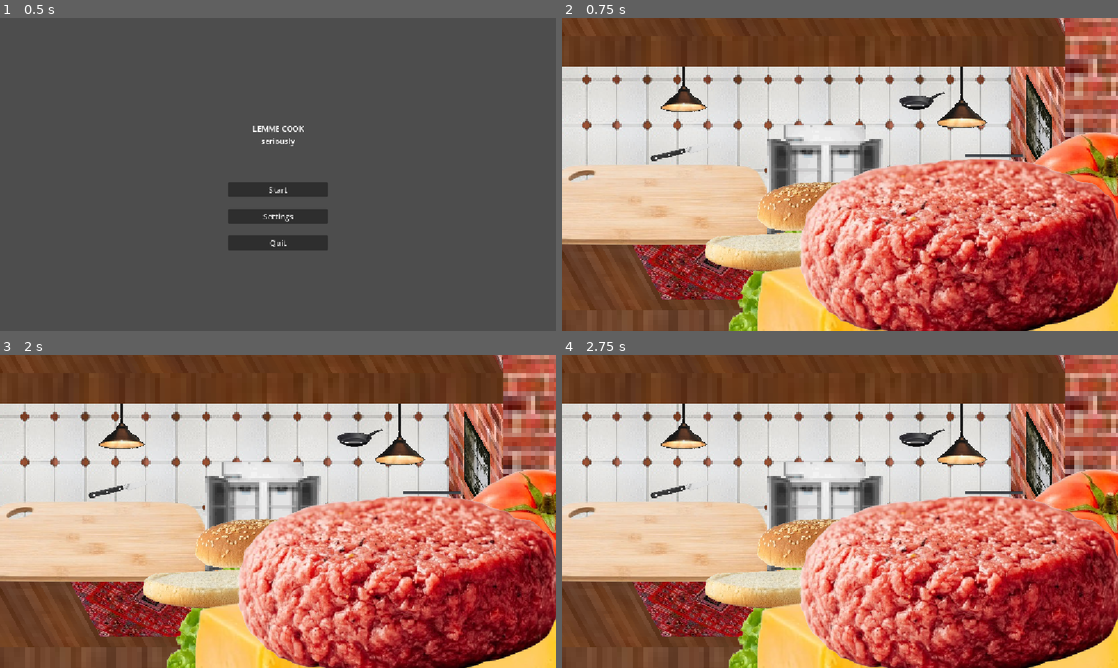
Above: before the commit, frames 1-4 (two rows, left to right).
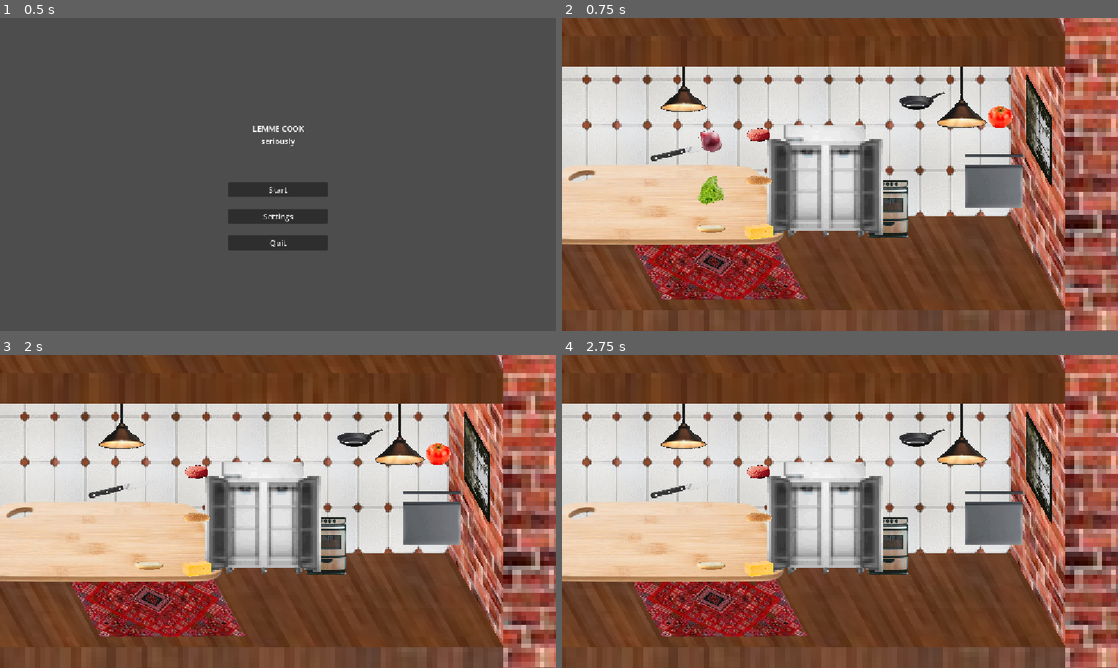
Above: after the commit, the same moments.

Repository: GrossKahn/lemme-cook
Game: Godot game, scene res://scenes/ui/menu.tscn
Same seed, same stepped clock (60 frames per second), same inputs: the game is played once before the commit and once after it.
Inputs (mouse positions are in pixels of both pictures, inside the frame that each line leads up to):
- Up to frame 1 (0.5 s): no input
- Up to frame 2 (0.75 s): click "Start" at 0.5 s
- Up to frame 3 (2 s): tap Enter at 1.25 s; drag from (422, 439) to (133, 511) at 1.27 s
- Up to frame 4 (2.75 s): drag from (695, 511) to (984, 439) at 2.02 s

Frame 1 is identical in both runs. In frame 2, 37% of the frame differs, in the area x 24-100%, y 27-100%; in frame 3, 36%; in frame 4, 36%.

Commit message:
reorder nodes

Diff:
--- a/scenes/Main.tscn
+++ b/scenes/Main.tscn
@@ -28,26 +28,26 @@
 [node name="IngredientList" type="Node2D" parent="." unique_id=1181223679]
 z_index = 10
 
+[node name="BunBottom" parent="IngredientList" unique_id=1923803838 instance=ExtResource("1_elqb8")]
+position = Vector2(-300, 100)
+
+[node name="Onion" parent="IngredientList" unique_id=1769680920 instance=ExtResource("1_elqb8")]
+position = Vector2(-300, -100)
+
 [node name="Tomato" parent="IngredientList" unique_id=2016581130 instance=ExtResource("1_elqb8")]
 position = Vector2(300, -150)
+
+[node name="PattyUncooked" parent="IngredientList" unique_id=725133447 instance=ExtResource("1_elqb8")]
+position = Vector2(-200, -100)
 
 [node name="Lettuce" parent="IngredientList" unique_id=1073637832 instance=ExtResource("1_elqb8")]
 position = Vector2(-300, 0)
 
-[node name="BunBottom" parent="IngredientList" unique_id=1923803838 instance=ExtResource("1_elqb8")]
-position = Vector2(-300, 100)
+[node name="Cheese" parent="IngredientList" unique_id=1396486154 instance=ExtResource("1_elqb8")]
+position = Vector2(-200, 100)
 
 [node name="BunTop" parent="IngredientList" unique_id=1850022086 instance=ExtResource("1_elqb8")]
 position = Vector2(-200, 0)
-
-[node name="Cheese" parent="IngredientList" unique_id=1396486154 instance=ExtResource("1_elqb8")]
-position = Vector2(-200, 100)
-
-[node name="PattyUncooked" parent="IngredientList" unique_id=725133447 instance=ExtResource("1_elqb8")]
-position = Vector2(-200, -100)
-
-[node name="Onion" parent="IngredientList" unique_id=1769680920 instance=ExtResource("1_elqb8")]
-position = Vector2(-300, -100)
 
 [node name="RoomSprites" type="Node2D" parent="." unique_id=924065703]
 position = Vector2(9, -29)
@@ -135,7 +135,7 @@
 [node name="cutgame" parent="." unique_id=2047674977 instance=ExtResource("14_ft6cd")]
 position = Vector2(-372, 75)
 
-[node name="DishContainer" parent="." unique_id=1063629412 instance=ExtResource("1_0bbpv")]
+[node name="DishContainer" parent="." unique_id=1651966489 instance=ExtResource("1_0bbpv")]
 position = Vector2(316, -156)
 
 [node name="Camera2D" type="Camera2D" parent="." unique_id=164730218]
@@ -153,7 +153,7 @@
 [node name="Bridge" parent="." unique_id=1513341203 instance=ExtResource("5_vcsgt")]
 position = Vector2(319, -40)
 
-[node name="Ingredient" parent="." unique_id=1073637832 instance=ExtResource("1_elqb8")]
+[node name="Ingredient" parent="." unique_id=1999266121 instance=ExtResource("1_elqb8")]
 position = Vector2(-353, -175)
 
 [node name="Knife" parent="." unique_id=654393971 instance=ExtResource("14_cvmbd")]
--- a/scenes/main.gd
+++ b/scenes/main.gd
@@ -45,7 +45,7 @@
 func _ready() -> void:
 	$IngredientList/Tomato.setup(
 		"tomato",
-		load("res://assets/ingredients/Tomato.png"),
+		load("res://assets/ingredients/tomato-psx.png"),
 		100, 100,
 		["tomato"] as Array[String],
 		0.2, 0.7, 0.3, 0.1, 0.1, 0.5
@@ -53,7 +53,7 @@
 
 	$IngredientList/Lettuce.setup(
 		"lettuce",
-		load("res://assets/ingredients/Lettuce.png"),
+		load("res://assets/ingredients/lettuce-psx.png"),
 		100, 100,
 		["lettuce"] as Array[String],
 		0.3, 0.2, 0.2, 0.1, 0.1, 0.1
@@ -61,7 +61,7 @@
 
 	$IngredientList/BunBottom.setup(
 		"bun_bottom",
-		load("res://assets/ingredients/Bun Bottom.png"),
+		load("res://assets/ingredients/bun-bot-psx.png"),
 		100, 100,
 		["bun_bottom", "bread"] as Array[String],
 		0.6, 0.2, 0.1, 0.5, 0.1, 0.4
@@ -69,7 +69,7 @@
 
 	$IngredientList/BunTop.setup(
 		"bun_top",
-		load("res://assets/ingredients/Bun Top.png"),
+		load("res://assets/ingredients/bun-top-psx.png"),
 		100, 100,
 		["bun_top", "bread"] as Array[String],
 		0.6, 0.2, 0.1, 0.5, 0.1, 0.4
@@ -77,7 +77,7 @@
 
 	$IngredientList/Cheese.setup(
 		"cheese",
-		load("res://assets/ingredients/Cheese.png"),
+		load("res://assets/ingredients/cheese-psx.png"),
 		100, 100,
 		["cheese"] as Array[String],
 		0.3, 0.1, 0.1, 0.6, 0.1, 0.8
@@ -85,7 +85,7 @@
 
 	$IngredientList/PattyUncooked.setup(
 		"patty_uncooked",
-		load("res://assets/ingredients/Patty Uncooked.png"),
+		load("res://assets/ingredients/patty-uncooked-psx.png"),
 		100, 100,
 		["meat", "patty_uncooked"] as Array[String],
 		0.2, 0.1, 0.1, 0.4, 0.2, 0.9
@@ -93,7 +93,7 @@
 
 	$IngredientList/Onion.setup(
 		"onion",
-		load("res://assets/ingredients/Onion.png"),
+		load("res://assets/ingredients/onion-psx.png"),
 		100, 100,
 		["onion"] as Array[String],
 		0.2, 0.6, 0.8, 0.2, 0.6, 0.2
